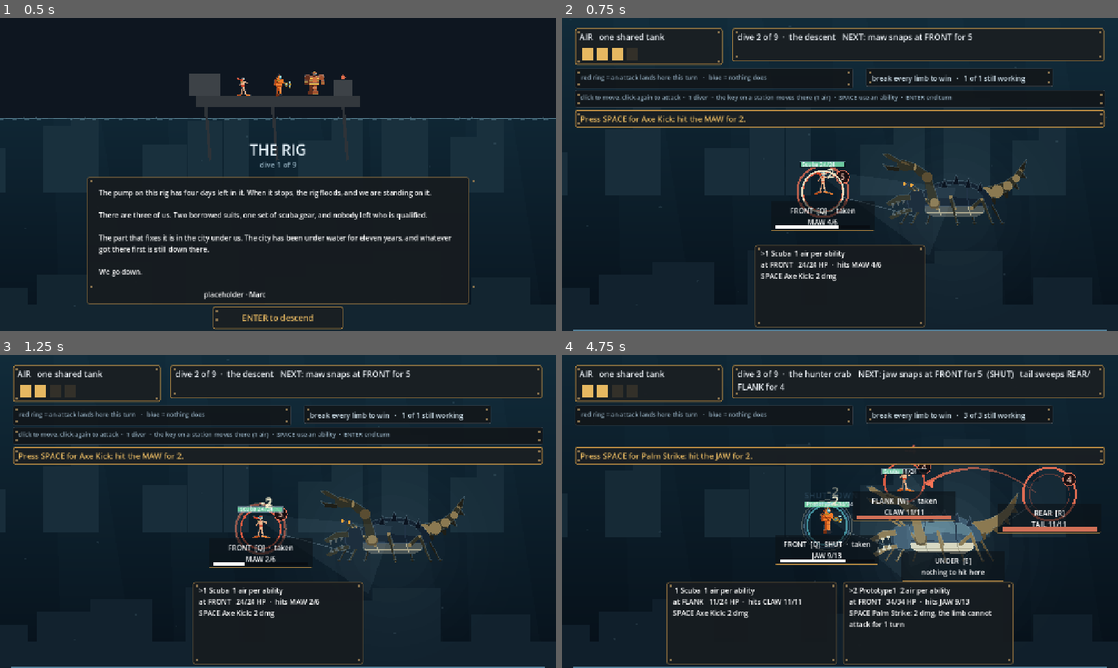
Above: before the commit, frames 1-4 (two rows, left to right).
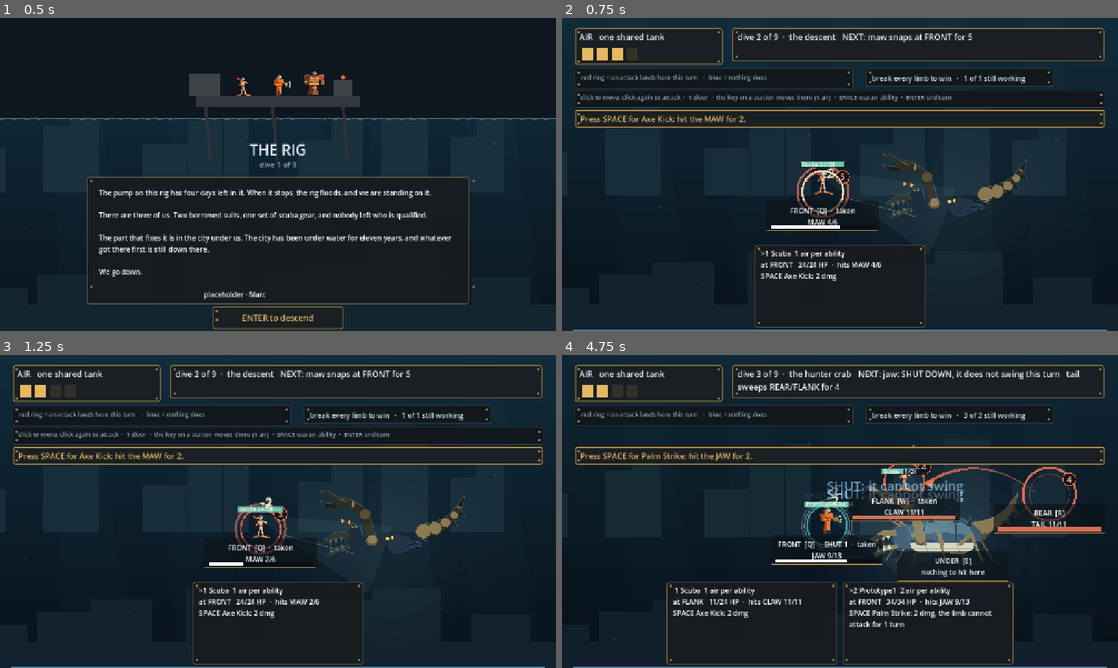
Above: after the commit, the same moments.

Repository: ImmortalDemonGod/salvage
Game: Godot game, scene res://game/main.tscn
Two runs of this game, one before a commit and one after it. Both use one fixed random seed, a clock stepped at 60 frames per second and the inputs below.
Inputs (mouse positions are in pixels of both pictures, inside the frame that each line leads up to):
- Up to frame 1 (0.5 s): no input
- Up to frame 2 (0.75 s): tap Enter at 0.5 s; move the mouse to (962, 158) at 0.52 s; hold W from 0.53 s (still down); tap 1 at 0.6 s; click (962, 158) at 0.67 s
- Up to frame 3 (1.25 s): keep holding W; tap Space at 0.77 s
- Up to frame 4 (4.75 s): release W at 1.25 s; tap Enter at 1.25, 3.5, 4.25 s; drag from (728, 527) to (812, 574) at 1.27 s; move the mouse to (895, 442) at 2.02 s; hold W 2.03-2.75 s; tap 3 at 2.1 s; drag from (812, 574) to (673, 464) at 2.77 s; move the mouse to (1006, 558) at 3.52 s; tap Q at 3.6 s; tap Space at 3.77 s; drag from (673, 464) to (756, 433) at 4.27 s

Frame 1 is identical in both runs. In frame 2, 0.7% of the frame differs, in the area x 36-80%, y 50-68%; in frame 3, 0.7%; in frame 4, 1.9%, in the area x 31-98%, y 4-73%.

Commit message:
say what shutting a limb buys you, and give the dark its own creature
Two from re-reading the transcript line by line rather than my own summary
of it, and the first is where he actually quit.

"Shut down. What does shut down mean? Shut down. Shut air vent. What is
going on? I gotta stop. I don't understand what's going on. This is
painful." The word SHUT appeared on a tag, the log said the vent is shut
down, and nothing anywhere said what shutting a limb BUYS: that limb's
announced attack does not happen. The telegraph now reads "VENT: SHUT
DOWN, it does not swing this turn" in place of its attack, the tag says
how many turns are left on it, the sim's line says "will not swing", and a
floater says it at the moment it lands. The consequence, not the state.

"The crab hunter. This is the same crab creature as before." Also true:
the descent and fight one both drew the crab, one of them tinted grey. The
thing in the dark is its own thing now -- no shell, no legs, a suggestion
of bulk fading into black, two gold eyes and some tendrils. Which is the
right read for a beat whose title is "something in the dark".

Also: my own edit landed at the wrong indent inside a match block and
broke the parse. The gate caught it before it ever ran.

Diff:
--- a/content/encounters.gd
+++ b/content/encounters.gd
@@ -20,7 +20,7 @@
 	# geography exists to complicate either (SPEC 2.7, one idea per beat).
 	"descent": {
 		"title": "something in the dark",
-		"art": {"kind": "crab", "scale": 150.0, "pos": [900, 330], "tint": [0.32, 0.38, 0.44]},
+		"art": {"kind": "lurker", "scale": 150.0, "pos": [900, 330], "tint": [0.30, 0.36, 0.42]},
 		"places": {"0": [600, 400]},
 		# TEACHING BEAT, exempt from the difficulty bands and from the
 		# dominant-station check by declaration, not by a silent special
--- a/game/art.gd
+++ b/game/art.gd
@@ -87,6 +87,19 @@
 
 # limb_broken: [jaw, claw, tail] of bools, as Combat.limb_broken.
 # The crab always faces left; the divers ring it.
+static func _lurker_body(ci: CanvasItem, xf: Transform2D) -> void:
+	# a suggestion of bulk that fades into nothing
+	for i in range(5):
+		var t: float = 0.10 + float(i) * 0.085
+		_dot(ci, xf, Vector2(t, -0.28), 0.155 - float(i) * 0.028, SHELL_DK)
+	# eyes in the dark, which is all you actually get to see of it
+	_dot(ci, xf, Vector2(-0.055, -0.360), 0.030, GOLD)
+	_dot(ci, xf, Vector2(0.020, -0.375), 0.024, GOLD)
+	# tendrils trailing back into the black
+	for i in range(3):
+		var y: float = -0.20 - float(i) * 0.075
+		_tube(ci, xf, Vector2(0.28, y), Vector2(0.52 + float(i) * 0.05, y - 0.05), 0.022, 0.004, SHELL_DK)
+
 # A VENT WORM: no legs, a segmented tube, and the vents it is named for.
 static func _worm_body(ci: CanvasItem, xf: Transform2D) -> void:
 	for i in range(7):
@@ -132,9 +145,12 @@
 		_crab_tail_broken(ci, xf)
 	else:
 		_crab_tail(ci, xf)
-	_crab_shell(ci, xf)
-	_crab_belly(ci, xf)
-	if kind == "worm":
+	if kind != "lurker":
+		_crab_shell(ci, xf)
+		_crab_belly(ci, xf)
+	if kind == "lurker":
+		_lurker_body(ci, xf)
+	elif kind == "worm":
 		_worm_body(ci, xf)
 	elif kind == "dredge":
 		_dredge_body(ci, xf)
--- a/game/main.gd
+++ b/game/main.gd
@@ -185,7 +185,7 @@
 	for i in range(5):
 		var m := Panel.new()
 		m.name = "station_" + Combat.STATION_NAMES[i]
-		m.size = Vector2(238, 68)
+		m.size = Vector2(258, 68)
 		m.position = Vector2.ZERO   # placed per encounter in _refresh
 		m.add_theme_stylebox_override("panel", skin_station())
 		var bg := ColorRect.new()
@@ -470,7 +470,8 @@
 						"shut":
 							# no swing: a held press, and the limb rings shut
 							fx.add("press", 0.44, a, tgt, "", Color(0.55, 0.78, 0.95), who)
-							fx.add("ring", 0.52, tgt, Vector2.ZERO, "", Color(0.55, 0.78, 0.95), -1, lb)
+							fx.add("ring", 0.70, tgt, Vector2.ZERO, "", Color(0.55, 0.78, 0.95), -1, lb)
+							fx.add("float", 1.30, tgt + Vector2(0, -46), Vector2.ZERO, "SHUT: it cannot swing", Color(0.62, 0.84, 0.98))
 						_:
 							fx.add("lunge", 0.30, a, tgt, "", DEALT, who)
 					fx.add("flash", 0.55, tgt, Vector2.ZERO, "", DEALT, -1, lb)
@@ -823,7 +824,7 @@
 		elif combat.limb_broken[lb]:
 			lbl.text = "%s  [%s]%s\n%s BROKEN" % [Combat.STATION_NAMES[i], String(keys2[i]), here_free(i), String(combat.LIMB_NAMES[lb]).to_upper()]
 		else:
-			var stun := "  SHUT" if int(combat.limb_stun[lb]) > 0 else ""
+			var stun := "  ·  SHUT %d" % int(combat.limb_stun[lb]) if int(combat.limb_stun[lb]) > 0 else ""
 			var maxhp: int = int((combat.enc.limbs[lb] as Dictionary).hp)
 			lbl.text = "%s  [%s]%s%s\n%s %d/%d" % [Combat.STATION_NAMES[i], String(keys2[i]), stun, here_free(i),
 				String(combat.LIMB_NAMES[lb]).to_upper(), int(combat.limb_hp[lb]), maxhp]
@@ -849,7 +850,10 @@
 			for st in it.stations:
 				where.append(Combat.STATION_NAMES[st])
 			var shut: bool = int(combat.limb_stun[int(it.limb)]) > 0
-			parts.append("%s %s %s for %d%s" % [String(combat.LIMB_NAMES[int(it.limb)]), it.name, "/".join(where), int(it.dmg), "  (SHUT)" if shut else ""])
+			if shut:
+				parts.append("%s: SHUT DOWN, it does not swing this turn" % String(combat.LIMB_NAMES[int(it.limb)]))
+			else:
+				parts.append("%s %s %s for %d" % [String(combat.LIMB_NAMES[int(it.limb)]), it.name, "/".join(where), int(it.dmg)])
 		ui_intent.text = "%s   NEXT: %s" % [run.state_line(), "   ".join(parts)]
 	# the party size is content, not a constant: fight one runs two divers.
 	# This loop assumed three and printed a raw format string on the third
--- a/sim/combat.gd
+++ b/sim/combat.gd
@@ -286,7 +286,7 @@
 		"shut":
 			if not limb_broken[limb]:
 				limb_stun[limb] = int(ab.get("turns", 1))
-				log_lines.append("the %s is shut down" % LIMB_NAMES[limb])
+				log_lines.append("the %s is shut down and will not swing" % LIMB_NAMES[limb])
 		"hit_and_step":
 			var n: Array = neighbours(d.station)
 			if not n.is_empty():
